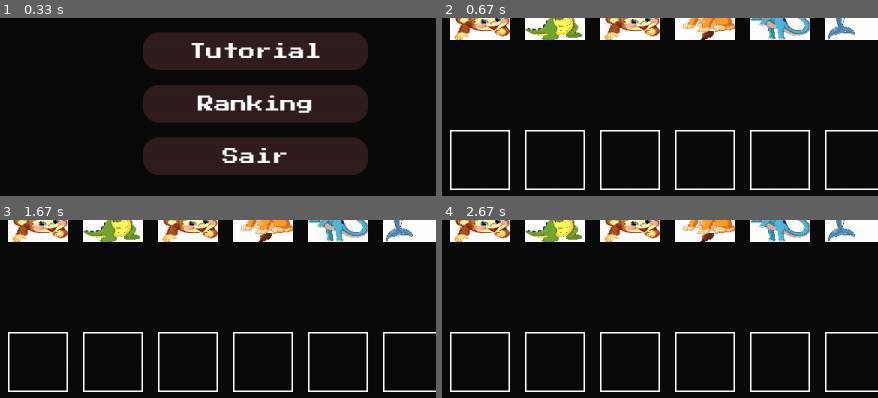
Above: before the commit, frames 1-4 (two rows, left to right).
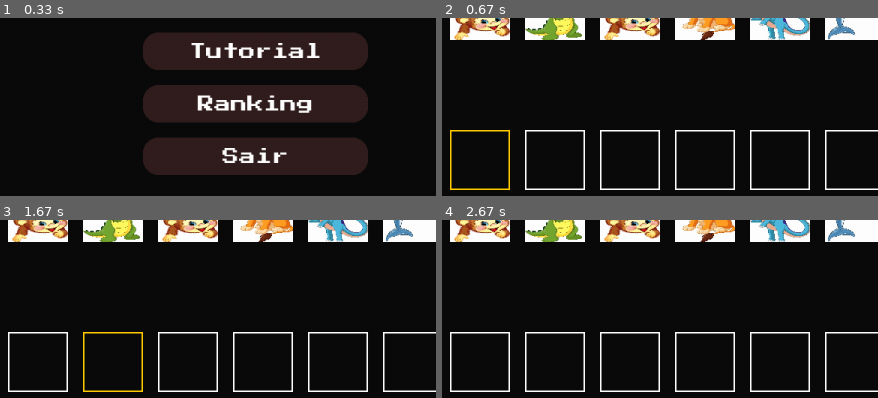
Above: after the commit, the same moments.

Repository: LucasFrts/FESO_pygame
Game: pygame game, started from main.py
Two runs of this game, one before a commit and one after it. Both use one fixed random seed, a clock stepped at 60 frames per second and the inputs below.
Inputs (mouse positions are % of the whole screen's width and height, from its top left):
- Up to frame 1 (0.33 s): no input
- Up to frame 2 (0.67 s): click "Iniciar Jogo" at 0.38 s
- Up to frame 3 (1.67 s): hold Right 0.67-1.13 s; tap Backspace at 1.17 s; hold Right from 1.5 s (still down)
- Up to frame 4 (2.67 s): release Right at 1.97 s; hold Left 2-2.53 s; click (outside the picture) at 2.62 s
The pictures show only the part of the screen within x 20-70%, y 50-100%; the shares and areas given below are measured in that part.

Frame 1 is identical in both runs. In frame 2, 0.6% of the frame differs, in the area x 1-16%, y 62-97%; in frame 3, 0.6%; in frame 4, nothing differs.

Commit message:
feat: implement arrows, backspace, and next input active after type

Diff:
--- a/game/entities/input_box.py
+++ b/game/entities/input_box.py
@@ -1,22 +1,31 @@
 from game.entities.entity import Entity
-
+from game.helpers.events import TYPED_GAME_EVENT, get_typed_event
 class InputBox(Entity):
 
     text = ""
     active = False
     correct_text = ""
-
-    def __init__(self, pygame, setting, x, y, width, height, correct_text):
+    position = 0
+    limit = 0
+    def __init__(self, pygame, setting, x, y, width, height, correct_text, position, limit):
         super().__init__(pygame, False)
         self.rect = self.game.Rect(x, y, width, height)
         self.setting = setting
         self.font = setting.fonts.big
         self.correct_text = correct_text
+        self.position = position
+        self.limit = limit
         self.events.append(self.game.MOUSEBUTTONDOWN)
         self.events.append(self.game.KEYDOWN)
+        self.events.append(TYPED_GAME_EVENT)
 
+        if position == 0:
+            self.active = True
 
     def do(self, event):
+        if event.type == TYPED_GAME_EVENT:
+            if event.position == self.position:
+                self.active = True
         if event.type == self.game.MOUSEBUTTONDOWN:
             if self.rect.collidepoint(event.pos):
                 self.active = True
@@ -25,23 +34,43 @@
         if event.type == self.game.KEYDOWN:
             if self.active:
                 if event.key == self.game.K_BACKSPACE:
+                    if self.position > 0:
+                        self.goto_event(-1)
                     self.text = self.text[:-1]
+                elif event.key == self.game.K_LEFT:
+                    if self.position > 0:
+                        self.goto_event(-1)
+                elif event.key == self.game.K_RIGHT:
+                    if self.position + 1 <= self.limit:
+                        self.goto_event(1)
                 else:
                     self.text = event.unicode.upper()
-                    self.active = False
+                    if self.position + 1 <= self.limit:
+                        self.goto_event(1)
+                    else:
+                        self.active = False
 
     def draw(self):
 
-        color = self.setting.colors.red
+        color       = self.setting.colors.red
+        text_color  = self.setting.colors.white
 
         if self.text == self.correct_text:
             color = self.setting.colors.green
+            if self.active:
+                text_color = self.setting.colors.yellow
         elif self.active:
             color = self.setting.colors.yellow
+            text_color = self.setting.colors.yellow
         elif self.text == "":
             color = self.setting.colors.white
 
         self.game.draw.rect(self.setting.screen, color, self.rect, 2)
-        text_surface = self.font.render(self.text, True, self.setting.colors.white)
+        text_surface = self.font.render(self.text, True, text_color)
 
         self.setting.screen.blit(text_surface, (self.rect.x + 25, self.rect.y + 25))
+
+    def goto_event(self, value):
+        self.active = False
+        typed_event = get_typed_event(self.game, self.position + value)
+        self.game.event.post(typed_event)
--- a/game/helpers/events.py
+++ b/game/helpers/events.py
@@ -2,7 +2,7 @@
 
 END_GAME_EVENT = USEREVENT +1
 RESET_GAME_EVENT = USEREVENT +2
-
+TYPED_GAME_EVENT = USEREVENT +3
 
 def get_end_game_event(points, game):
     return game.event.Event(END_GAME_EVENT, {"points":points})
@@ -10,3 +10,6 @@
 
 def get_reset_game_event(game):
     return game.event.Event(RESET_GAME_EVENT, {"message": "resetando o game"})
+
+def get_typed_event(game, position):
+    return game.event.Event(TYPED_GAME_EVENT, {"position":position})
--- a/game/screens/game.py
+++ b/game/screens/game.py
@@ -107,7 +107,7 @@
         for i, letter in enumerate(self.answer):
             x_pos = start_x + i * 100
             self.setting.screen.blit(self.loaded_images[i], (x_pos, 200))
-            input_box = InputBox(self.game, self.setting, x_pos, 400, 80, 80, letter)
+            input_box = InputBox(self.game, self.setting, x_pos, 400, 80, 80, letter, i, len(self.answer) - 1)
             self.entities.append(input_box)
 
     def reset_game(self, event):
